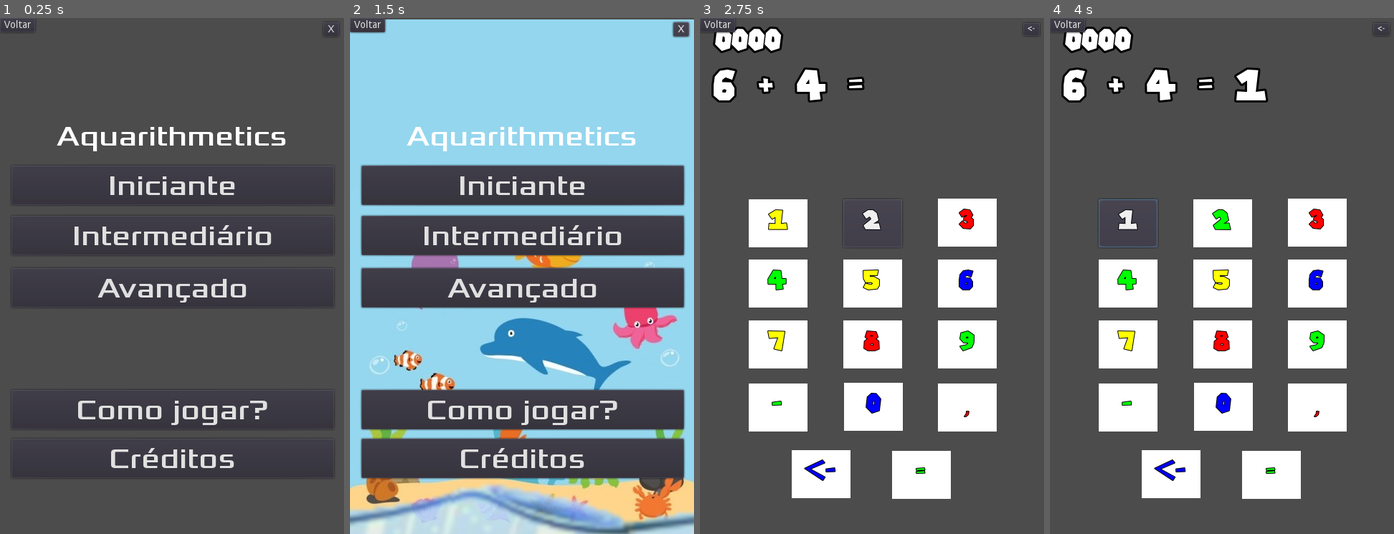
Above: before the commit, frames 1-4 (left to right).
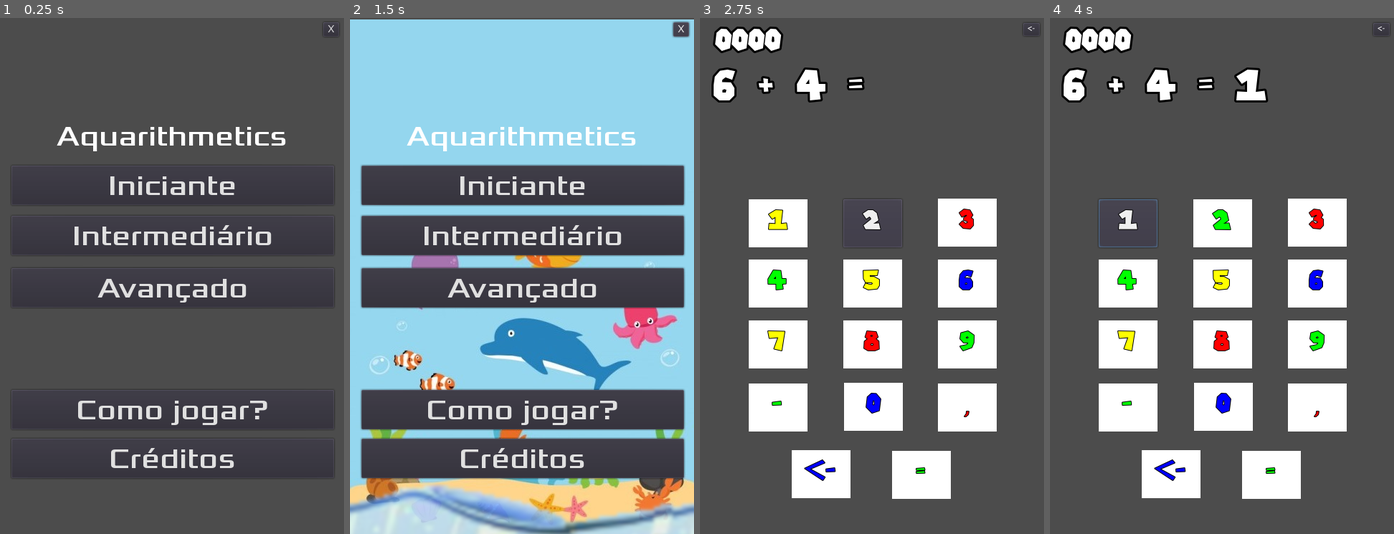
Above: after the commit, the same moments.

Repository: leandroruisjbv/aquarithmetics
Game: Godot game, scene res://cenas/Principal.tscn
The game is run twice, just before and just after one commit, with the same random seed, the same clock (stepped at 60 frames per second) and the same inputs.
Inputs (mouse positions are in pixels of both pictures, inside the frame that each line leads up to):
- Up to frame 1 (0.25 s): no input
- Up to frame 2 (1.5 s): click "Iniciante" at 0.5 s; click "<-" at 1.25 s
- Up to frame 3 (2.75 s): click "Intermediário" at 2 s
- Up to frame 4 (4 s): click (1067, 23) at 2.75 s, where only the run before the commit has a clickable "Voltar"; click "1" at 3.5 s

The runs differ from the first frame. In frame 1, less than 0.1% of the frame differs, in the area x 0-10%, y 0-3%; in frame 2, 6.0%, in the area x 0-100%, y 0-100%; in frame 3, 0.1%; in frame 4, 0.1%.

Commit message:
GameOver finalizada

Diff:
--- a/cenas/Agua.tscn
+++ b/cenas/Agua.tscn
@@ -76,7 +76,6 @@
 position = Vector2( 0, 240 )
 frames = SubResource( 2 )
 animation = "ondulações"
-frame = 11
 playing = true
 
 [node name="CollisionShape2D" type="CollisionShape2D" parent="Ondas"]
--- a/cenas/GameOver.tscn
+++ b/cenas/GameOver.tscn
@@ -17,7 +17,9 @@
 [node name="GameOver" type="CanvasLayer"]
 script = ExtResource( 2 )
 
-[node name="Mensagens" type="Label" parent="."]
+[node name="Mensagens" type="Label" parent="." groups=[
+"GameOver",
+]]
 anchor_right = 1.0
 margin_left = 0.224548
 margin_top = 139.796
@@ -34,7 +36,9 @@
 [node name="MessageTimer" type="Timer" parent="."]
 wait_time = 2.0
 
-[node name="Label" type="Label" parent="."]
+[node name="Score" type="Label" parent="." groups=[
+"GameOver",
+]]
 anchor_left = 0.5
 anchor_top = 0.5
 anchor_right = 0.5
@@ -48,11 +52,3 @@
 __meta__ = {
 "_edit_use_anchors_": false
 }
-
-[node name="Button" type="Button" parent="."]
-margin_right = 12.0
-margin_bottom = 20.0
-text = "Voltar"
-__meta__ = {
-"_edit_use_anchors_": false
-}
--- a/scripts/GameOver.gd
+++ b/scripts/GameOver.gd
@@ -1,15 +1,5 @@
 # Script Game Over
 extends CanvasLayer
-
-signal start_easy
-signal start_medium
-signal start_hard
-signal quit_game
-signal close_app
-
-signal about
-signal instructions
-
 
 # Called when the node enters the scene tree for the first time.
 func _ready():
@@ -17,55 +7,16 @@
 	pass # Replace with function body.
 
 func show_message(text: String):
-	$Mensagens.text = text
-	$Mensagens.show()
+	$Score.text = text
+	$Score.show()
 	$MessageTimer.start()
 
+func apagar_luzes():
+	for _debugNode in get_tree().get_nodes_in_group("GameOver"):
+		_debugNode.hide()
 
-func apagar_luzes():
-	$Mensagens.hide()
+func acender_luzes(score: String):
+	for _debugNode in get_tree().get_nodes_in_group("GameOver"):
+		_debugNode.show()
 
-
-	#$QuitGame.show()
-	$Label.hide()
-
-func acender_luzes():
-	$Mensagens.show()
-	$Easy.show()
-	$Medium.show()
-	$Hard.show()
-
-	$About.show()
-	$Instructions.show()
-
-	$QuitGame.hide()
-	$CloseApp.show()
-
-
-func _on_Easy_pressed():
-	emit_signal("start_easy")
-	apagar_luzes()
-
-func _on_Medium_pressed():
-	emit_signal("start_medium")
-	apagar_luzes()
-
-func _on_Hard_pressed():
-	emit_signal("start_hard")
-	apagar_luzes()
-
-func _on_QuitGame_pressed():
-	emit_signal("quit_game")
-
-
-func _on_Instructions_pressed():
-	emit_signal("instructions")
-
-
-func _on_About_pressed():
-	emit_signal("about")
-
-
-func _on_CloseApp_pressed():
-	emit_signal("close_app")
-	pass # Replace with function body.
+		show_message(score)
--- a/scripts/Principal.gd
+++ b/scripts/Principal.gd
@@ -18,10 +18,9 @@
 	$HUD.show_message("Game Over")
 	$StartTimer.start()
 	yield($StartTimer, "timeout")
-	$HUD/Mensagens.text = "Aquarithmetics"
-	$HUD/Mensagens.show()
-	yield(get_tree().create_timer(1), "timeout")
-	$HUD.acender_luzes()
+	var placar = ("%04d" % [$Jogador.placar])
+
+	$GameOver.acender_luzes(placar)
 	pass
 
 func close_app():
@@ -33,6 +32,7 @@
 	$Agua.stop()
 	$HUD/Mensagens.text = "Aquarithmetics"
 	$HUD/Mensagens.show()
+	$GameOver.apagar_luzes()
 	$HUD.acender_luzes()
 	#close_app()
 
